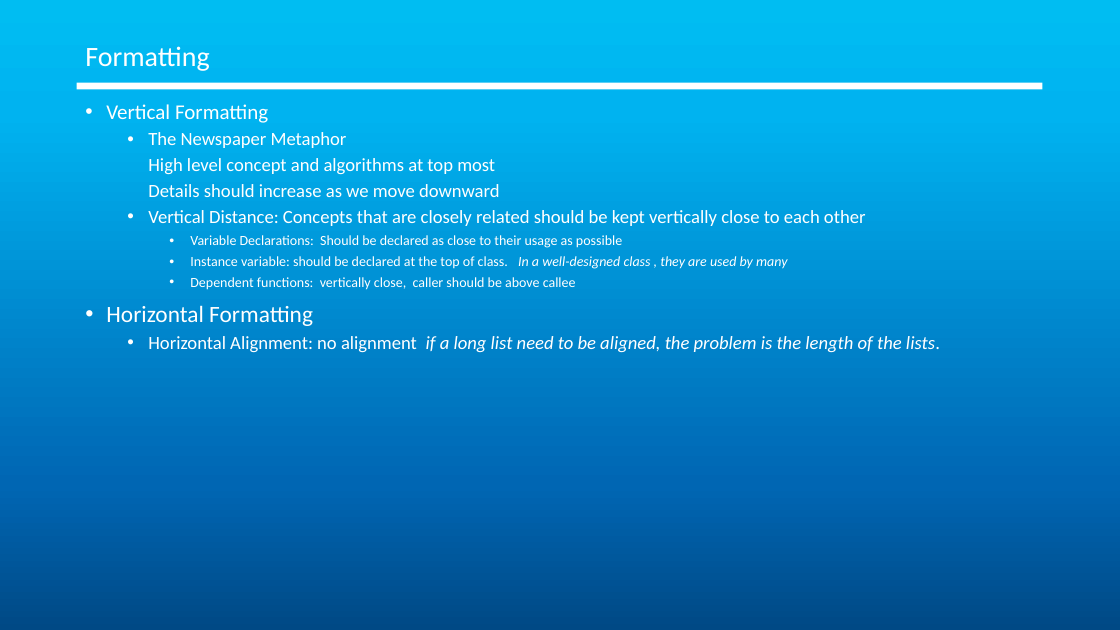
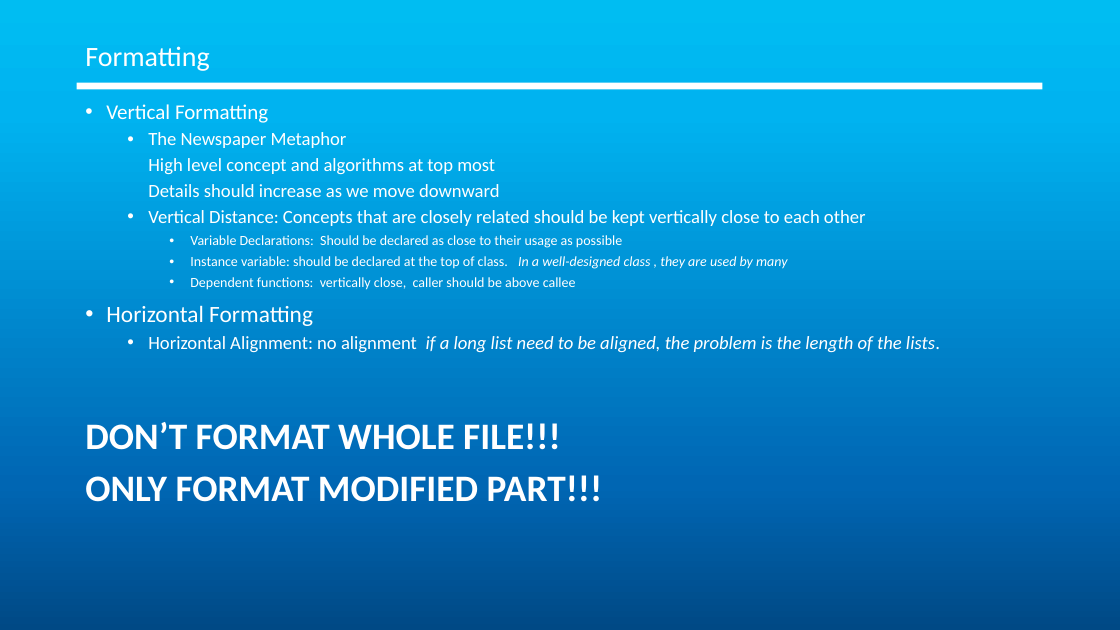
Before and after one commit to fubiye/coding, a slide deck: slide 6 of clean-code/clean code - Fu, Biye.pptx. Drawn at 1120x630 pixels with LibreOffice and Linux fonts; fonts in the diff are those of the drawing. Boxes give left, top, right and bottom in pixels: in the first picture for what was removed or moved away, otherwise in the second. Text is boxed around its words. In the diff, an @@ line names an element or a change of style, - is before the commit and + after.

Commit message:
add mew slides

```diff
--- a/clean-code/clean code - Fu, Biye.pptx
+++ b/clean-code/clean code - Fu, Biye.pptx
@@ text at [85, 422, 603, 502]: paragraphs added @@
+DON’T FORMAT WHOLE FILE!!!
+ONLY FORMAT MODIFIED PART!!!
```
Also in this commit, not shown: 2 slides added.
